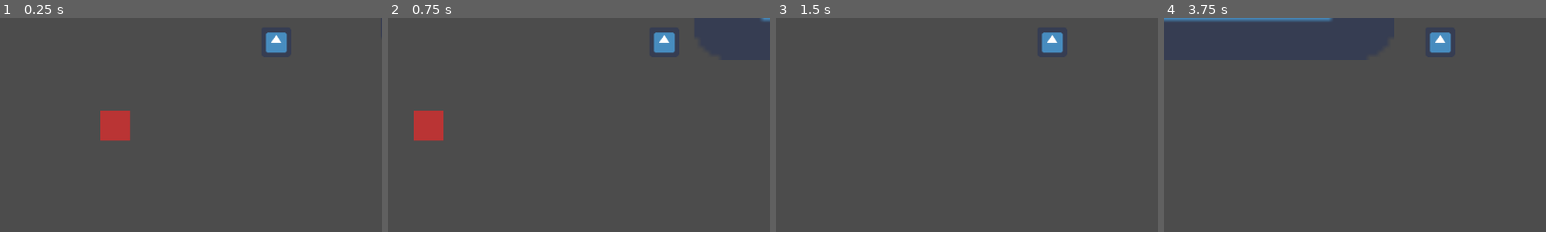
Above: before the commit, frames 1-4 (left to right).
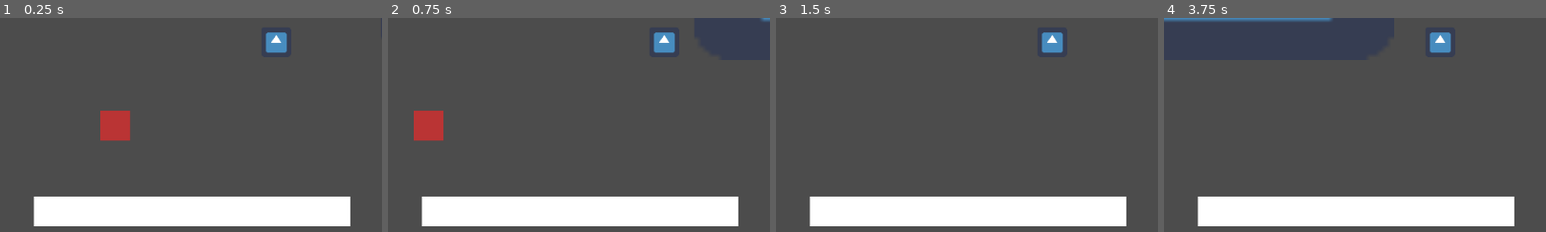
Above: after the commit, the same moments.

Repository: gabby-delforge/LD49Warmup
Game: Godot game, scene res://Main.tscn
Same seed, same stepped clock (60 frames per second), same inputs: the game is played once before the commit and once after it. The engine's default icon, where the game draws it, is replaced by a stand-in: a white triangle on a blue panel in a dark square.
Inputs:
- Up to frame 1 (0.25 s): no input
- Up to frame 2 (0.75 s): hold Right (move_right) from 0.53 s (still down)
- Up to frame 3 (1.5 s): release Right (move_right) at 1.28 s; hold Down (move_down) from 1.28 s (still down)
- Up to frame 4 (3.75 s): release Down (move_down) at 2.03 s; hold Right (move_right) 2.03-2.78 s; tap Enter at 2.75 s; hold W (move_up) 2.78-3.53 s; hold A (move_left) from 3.53 s (still down)
The pictures show only the part of the screen within x 16-66%, y 50-100%; the shares and areas given below are measured in that part.

The runs differ from the first frame. In frame 1, 11% of the frame differs, in the area x 8-92%, y 83-98%; in frame 2, 11%; in frame 3, 11%; in frame 4, 11%.

Commit message:
Add Stealth-O-Meter

Diff:
--- /dev/null
+++ b/HUD.gd
@@ -0,0 +1,9 @@
+extends CanvasLayer
+
+onready var stealth_bar_fg = $StealthOMeter/StealthBarFG
+
+func _ready():
+  pass # Replace with function body.
+
+func set_stealthiness(amount):
+  stealth_bar_fg.rect_scale = Vector2(min(amount, 100.0) / 100.0, 1.0)
--- a/HUD.tscn
+++ b/HUD.tscn
@@ -1,3 +1,27 @@
-[gd_scene format=2]
+[gd_scene load_steps=2 format=2]
+
+[ext_resource path="res://HUD.gd" type="Script" id=1]
 
 [node name="HUD" type="CanvasLayer"]
+script = ExtResource( 1 )
+
+[node name="StealthOMeter" type="Node2D" parent="."]
+
+[node name="StealthBarBG" type="ColorRect" parent="StealthOMeter"]
+margin_left = 208.0
+margin_top = 528.0
+margin_right = 632.0
+margin_bottom = 568.0
+color = Color( 0, 0, 0, 1 )
+__meta__ = {
+"_edit_use_anchors_": false
+}
+
+[node name="StealthBarFG" type="ColorRect" parent="StealthOMeter"]
+margin_left = 208.0
+margin_top = 528.0
+margin_right = 632.0
+margin_bottom = 568.0
+__meta__ = {
+"_edit_use_anchors_": false
+}
--- a/NPC.gd
+++ b/NPC.gd
@@ -31,7 +31,9 @@
 func _on_Area_body_entered(body):
   if body == player:
     can_see_player = true
+    player.is_seen_by_enemy = true
 
 func _on_Area_body_exited(body):
   if body == player:
     can_see_player = false
+    player.is_seen_by_enemy = false
--- a/Player.gd
+++ b/Player.gd
@@ -4,15 +4,23 @@
 
 var last_movement: Vector2 = Vector2(1, 0)
 onready var sprite = $Sprite
+onready var hud = $"/root/Node2D/HUD"
+
+var is_seen_by_enemy = false
+var stealthiness = 100
 
 # Called when the node enters the scene tree for the first time.
 func _ready():
   pass # Replace with function body.
 
-
 # Called every frame. 'delta' is the elapsed time since the previous frame.
 func _process(delta):
-  pass
+  if is_seen_by_enemy:
+    stealthiness = max(0, stealthiness - 50 * delta)
+  else:
+    stealthiness = min(100, stealthiness + 1 * delta)
+
+  hud.set_stealthiness(stealthiness)
 
 func _physics_process(delta):
   var movement_vec: Vector2 = Vector2()
@@ -30,5 +38,4 @@
   move_and_slide(movement_vec)
 
 func _on_Area2D_body_entered(body):
-
   emit_signal("_player_hit")
Not shown, added: art/building1.png.import
Not shown, added: sound/sneeky snukey Kalm.mp3.import
Not shown, added: sound/sneeky snukey Panik.mp3.import
